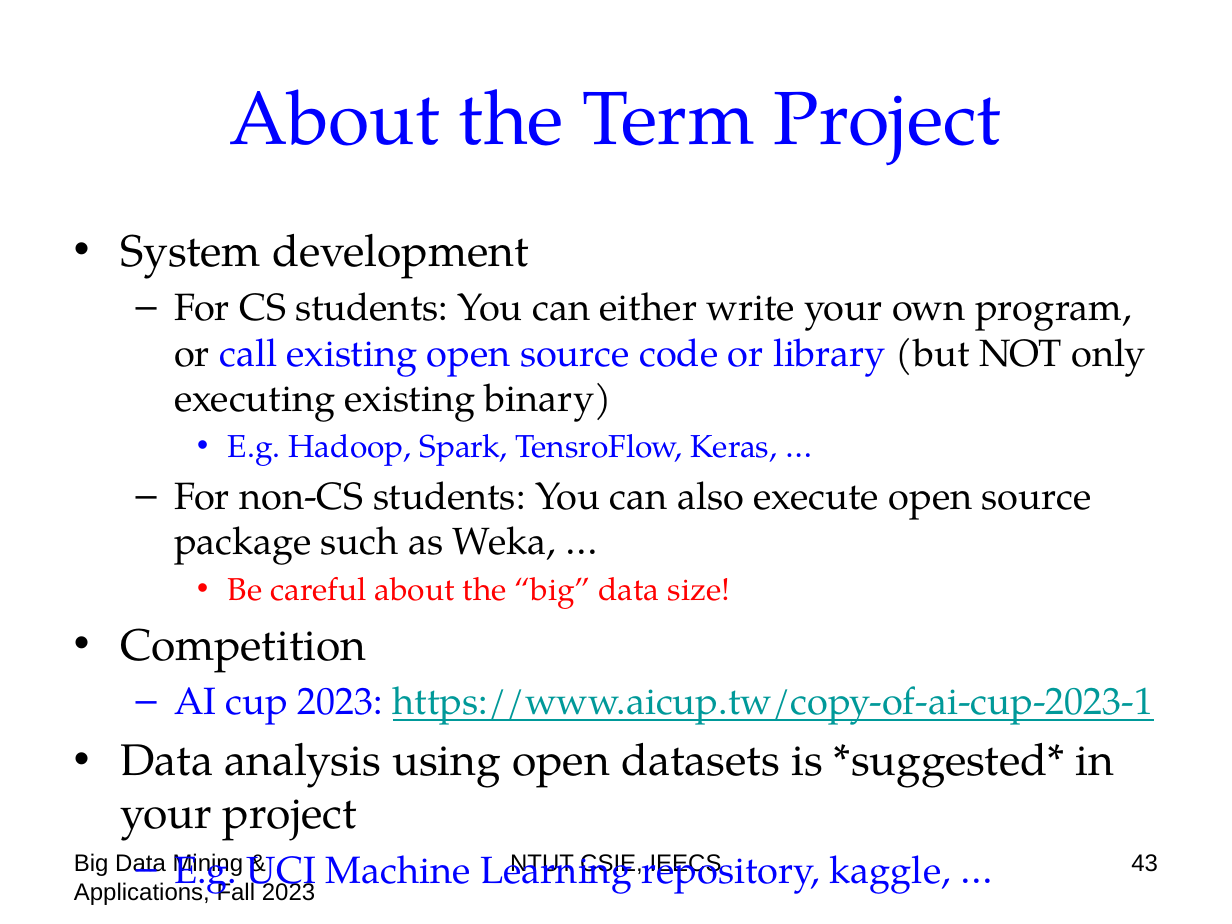
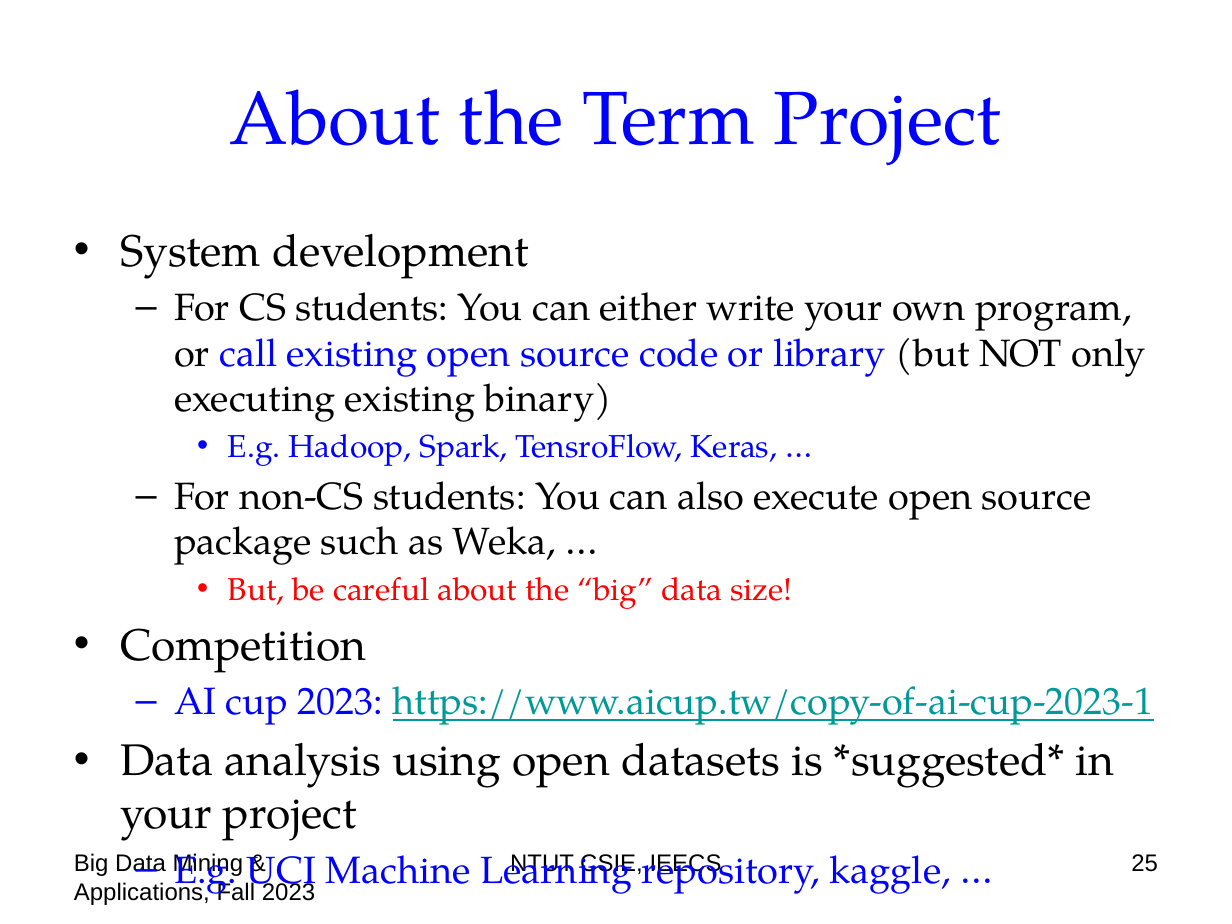
Before and after one commit to chriswjh/chriswjh.github.io, a slide deck: slide 25 of BDM/00-overview.pptx (slide 43 before the commit). Drawn at 1232x924 pixels with LibreOffice and Linux fonts; fonts in the diff are those of the drawing. Boxes give left, top, right and bottom in pixels: in the first picture for what was removed or moved away, otherwise in the second. Text is boxed around its words. In the diff, an @@ line names an element or a change of style, - is before the commit and + after.

```diff
--- a/BDM/00-overview.pptx
+++ b/BDM/00-overview.pptx
@@ text at (x1=228, y1=577, x2=792, y2=609): text changed @@
-    • Be careful about the “big” data size!
+    • But, be careful about the “big” data size!
@@ page number at (x1=1131, y1=854, x2=1158, y2=872): text changed @@
-43
+25
```
Also in this commit, not shown: 7 other slides changed, 1 other file.
